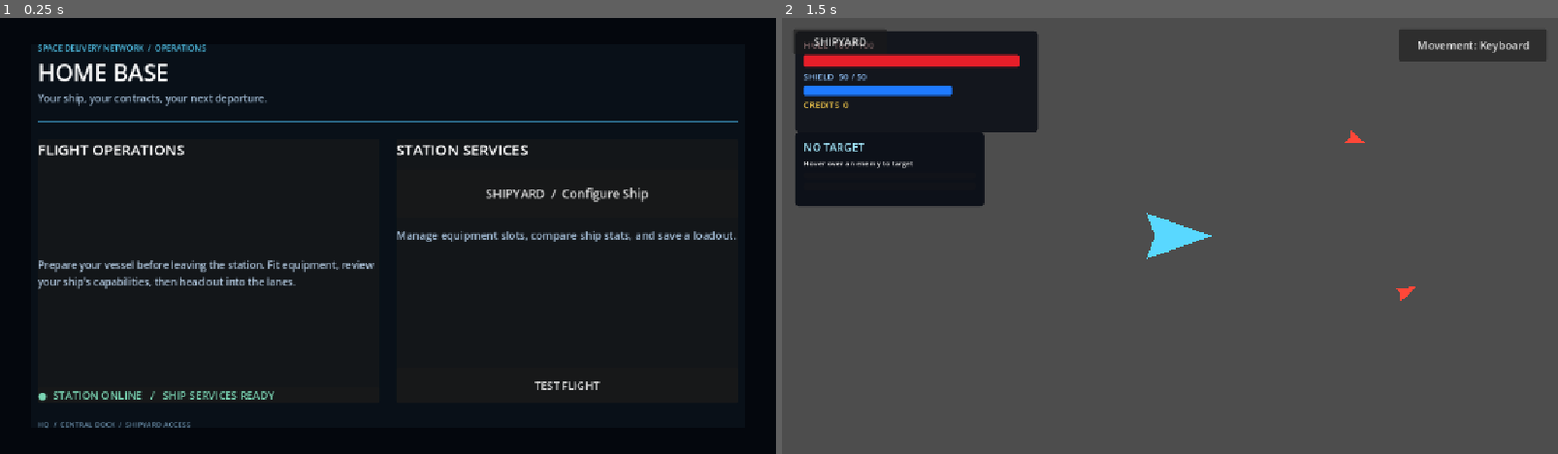
Above: before the commit, frames 1-2 (left to right).
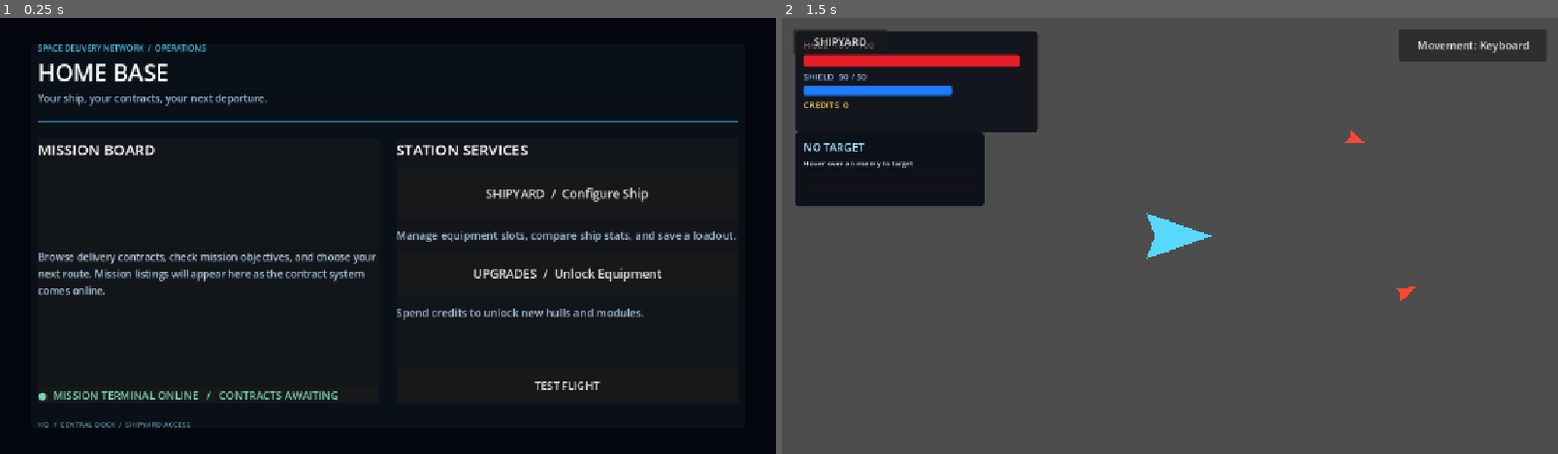
Above: after the commit, the same moments.

Repository: Bbran4/SpaceDelivery
Game: Godot game, scene res://scenes/hq.tscn
Same seed, same stepped clock (60 frames per second), same inputs: the game is played once before the commit and once after it.
Inputs (mouse positions are in pixels of both pictures, inside the frame that each line leads up to):
- Up to frame 1 (0.25 s): no input
- Up to frame 2 (1.5 s): click (1348, 275) at 0.5 s, where only the run after the commit has a clickable "UPGRADES / Unlock Equipment"; click "TEST FLIGHT" at 1.25 s

The runs differ from the first frame. In frame 1, 3.5% of the frame differs, in the area x 4-86%, y 29-88%; in frame 2, nothing differs.

Commit message:
Add HQ upgrades entry and mission board panel

Diff:
--- a/scenes/hq.tscn
+++ b/scenes/hq.tscn
@@ -99,14 +99,14 @@
 [node name="WelcomeTitle" type="Label" parent="Margin/Layout/MainContent/WelcomePanel/WelcomeContent"]
 layout_mode = 2
 theme_override_font_sizes/font_size = 22
-text = "FLIGHT OPERATIONS"
+text = "MISSION BOARD"
 
 [node name="WelcomeText" type="Label" parent="Margin/Layout/MainContent/WelcomePanel/WelcomeContent"]
 layout_mode = 2
 size_flags_vertical = 3
 theme_override_colors/font_color = Color(0.69, 0.78, 0.87, 1)
 theme_override_font_sizes/font_size = 15
-text = "Prepare your vessel before leaving the station. Fit equipment, review your ship's capabilities, then head out into the lanes."
+text = "Browse delivery contracts, check mission objectives, and choose your next route. Mission listings will appear here as the contract system comes online."
 autowrap_mode = 3
 vertical_alignment = 1
 
@@ -116,7 +116,7 @@
 [node name="StatusLabel" type="Label" parent="Margin/Layout/MainContent/WelcomePanel/WelcomeContent/StatusPanel"]
 layout_mode = 2
 theme_override_colors/font_color = Color(0.48, 0.83, 0.7, 1)
-text = "●  STATION ONLINE   /   SHIP SERVICES READY"
+text = "●  MISSION TERMINAL ONLINE   /   CONTRACTS AWAITING"
 
 [node name="ServicesPanel" type="PanelContainer" parent="Margin/Layout/MainContent"]
 custom_minimum_size = Vector2(360, 0)
@@ -145,6 +145,18 @@
 text = "Manage equipment slots, compare ship stats, and save a loadout."
 autowrap_mode = 3
 
+[node name="UpgradesButton" type="Button" parent="Margin/Layout/MainContent/ServicesPanel/Services"]
+custom_minimum_size = Vector2(0, 64)
+layout_mode = 2
+theme_override_font_sizes/font_size = 18
+text = "UPGRADES  /  Unlock Equipment"
+
+[node name="UpgradesDescription" type="Label" parent="Margin/Layout/MainContent/ServicesPanel/Services"]
+layout_mode = 2
+theme_override_colors/font_color = Color(0.64, 0.74, 0.84, 1)
+text = "Spend credits to unlock new hulls and modules."
+autowrap_mode = 3
+
 [node name="Spacer" type="Control" parent="Margin/Layout/MainContent/ServicesPanel/Services"]
 layout_mode = 2
 size_flags_vertical = 3
@@ -153,6 +165,61 @@
 custom_minimum_size = Vector2(0, 52)
 layout_mode = 2
 text = "TEST FLIGHT"
+
+[node name="UpgradesOverlay" type="Control" parent="."]
+unique_name_in_owner = true
+visible = false
+layout_mode = 1
+anchors_preset = 15
+anchor_right = 1.0
+anchor_bottom = 1.0
+grow_horizontal = 2
+grow_vertical = 2
+
+[node name="OverlayShade" type="ColorRect" parent="UpgradesOverlay"]
+layout_mode = 1
+anchors_preset = 15
+anchor_right = 1.0
+anchor_bottom = 1.0
+mouse_filter = 0
+color = Color(0.008, 0.015, 0.028, 0.82)
+
+[node name="UpgradePanel" type="PanelContainer" parent="UpgradesOverlay"]
+layout_mode = 1
+anchors_preset = 8
+anchor_left = 0.5
+anchor_top = 0.5
+anchor_right = 0.5
+anchor_bottom = 0.5
+offset_left = -300.0
+offset_top = -190.0
+offset_right = 300.0
+offset_bottom = 190.0
+grow_horizontal = 2
+grow_vertical = 2
+
+[node name="UpgradeContent" type="VBoxContainer" parent="UpgradesOverlay/UpgradePanel"]
+layout_mode = 2
+theme_override_constants/separation = 18
+
+[node name="UpgradeTitle" type="Label" parent="UpgradesOverlay/UpgradePanel/UpgradeContent"]
+layout_mode = 2
+theme_override_font_sizes/font_size = 26
+text = "EQUIPMENT UPGRADES"
+
+[node name="UpgradeDescription" type="Label" parent="UpgradesOverlay/UpgradePanel/UpgradeContent"]
+layout_mode = 2
+size_flags_vertical = 3
+theme_override_colors/font_color = Color(0.69, 0.78, 0.87, 1)
+theme_override_font_sizes/font_size = 16
+text = "Unlock new ship hulls and equipment modules here using credits. Unlocked modules can be installed in any compatible slot. The upgrade catalogue and purchasing flow are not implemented yet."
+autowrap_mode = 3
+vertical_alignment = 1
+
+[node name="UpgradeCloseButton" type="Button" parent="UpgradesOverlay/UpgradePanel/UpgradeContent"]
+custom_minimum_size = Vector2(0, 48)
+layout_mode = 2
+text = "RETURN TO HQ"
 
 [node name="Footer" type="HBoxContainer" parent="Margin/Layout"]
 layout_mode = 2
@@ -172,3 +239,5 @@
 
 [connection signal="pressed" from="Margin/Layout/MainContent/ServicesPanel/Services/ShipyardButton" to="." method="_on_shipyard_pressed"]
 [connection signal="pressed" from="Margin/Layout/MainContent/ServicesPanel/Services/TestFlightButton" to="." method="_on_test_flight_pressed"]
+[connection signal="pressed" from="Margin/Layout/MainContent/ServicesPanel/Services/UpgradesButton" to="." method="_on_upgrades_pressed"]
+[connection signal="pressed" from="UpgradesOverlay/UpgradePanel/UpgradeContent/UpgradeCloseButton" to="." method="_on_upgrades_close_pressed"]
